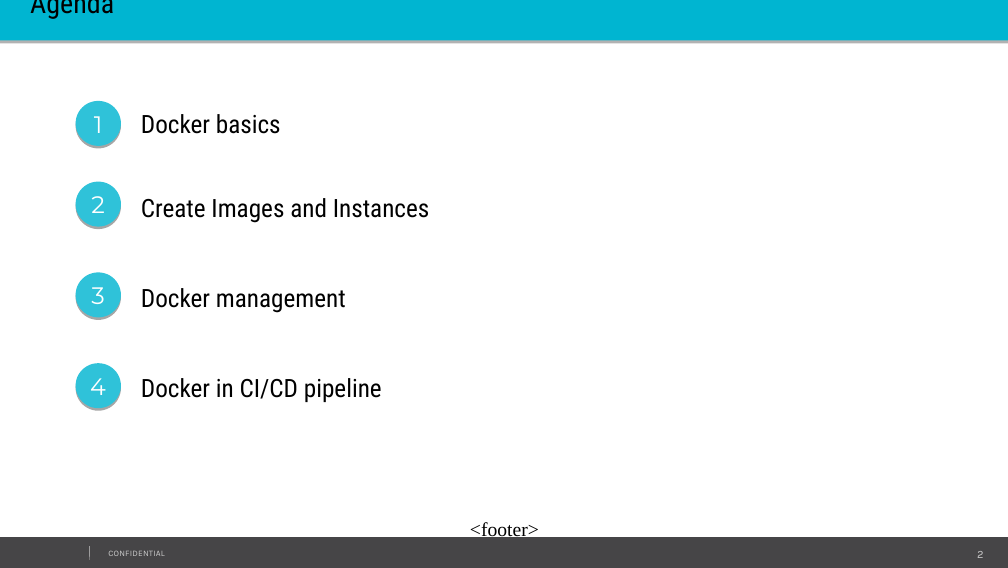
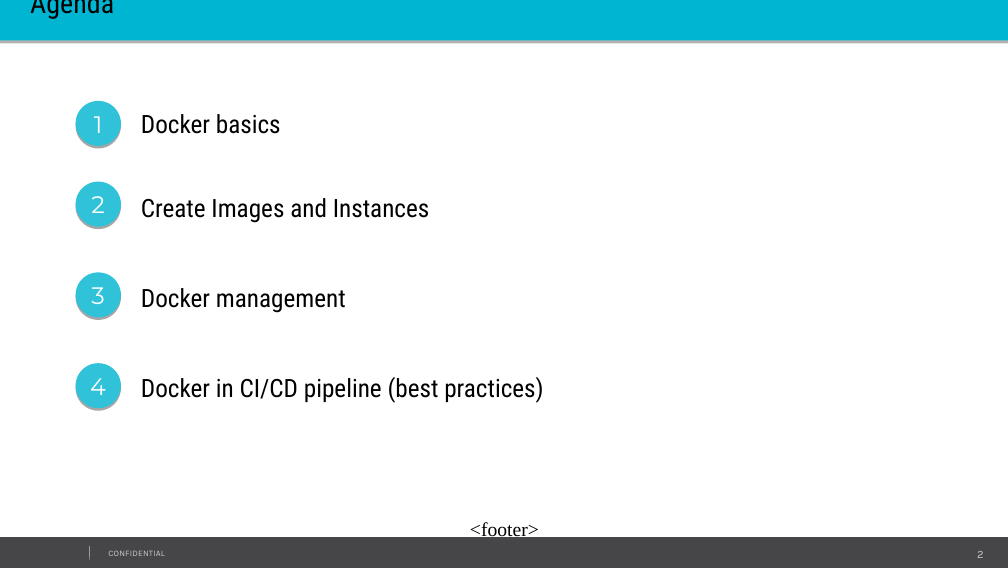
Before and after one commit to ITForumHungary/ITForum2016-DevOps, a slide deck: slide 2 of Session2-Everythin_looks_the_same_in_boxes-Introduction_to_containerization/IT_forum_Budapest-Docker_in_CI.odp. Drawn at 1008x568 pixels with LibreOffice and Linux fonts; fonts in the diff are those of the drawing; background and template pictures are left out. Boxes give left, top, right and bottom in pixels: in the first picture for what was removed or moved away, otherwise in the second. Text is boxed around its words. In the diff, an @@ line names an element or a change of style, - is before the commit and + after.

Commit message:
new version

```diff
--- a/Session2-Everythin_looks_the_same_in_boxes-Introduction_to_containerization/IT_forum_Budapest-Docker_in_CI.odp
+++ b/Session2-Everythin_looks_the_same_in_boxes-Introduction_to_containerization/IT_forum_Budapest-Docker_in_CI.odp
@@ text at (141,377,543,403): text changed @@
-Docker in CI/CD pipeline
+Docker in CI/CD pipeline (best practices)
```
